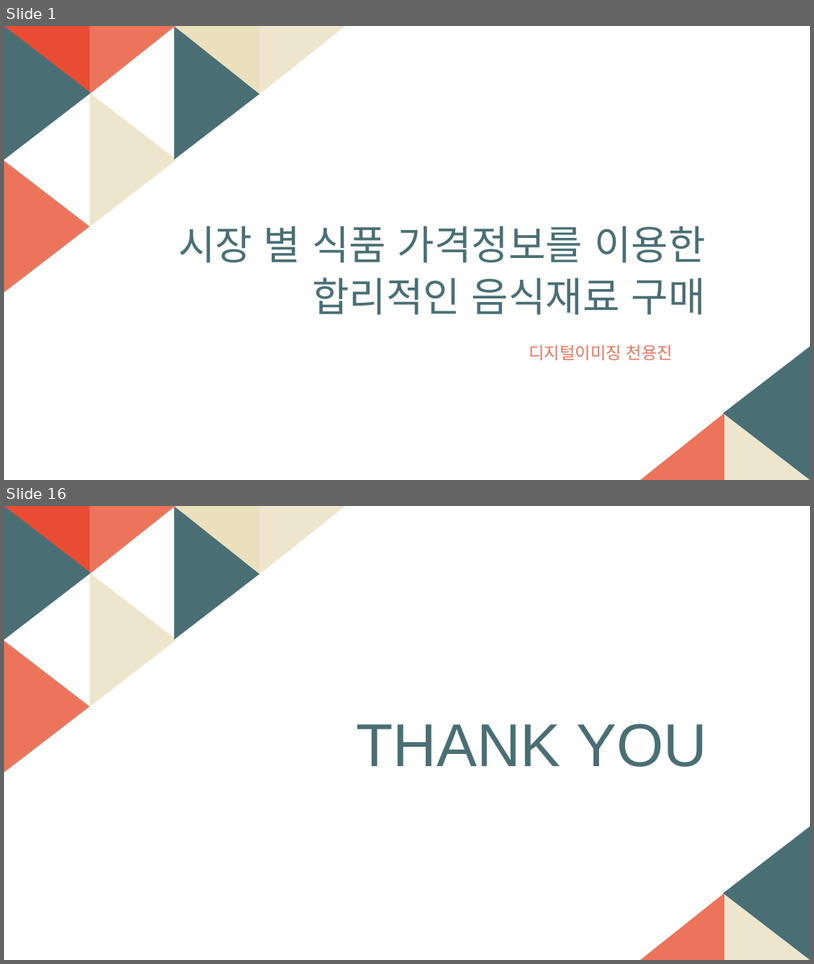
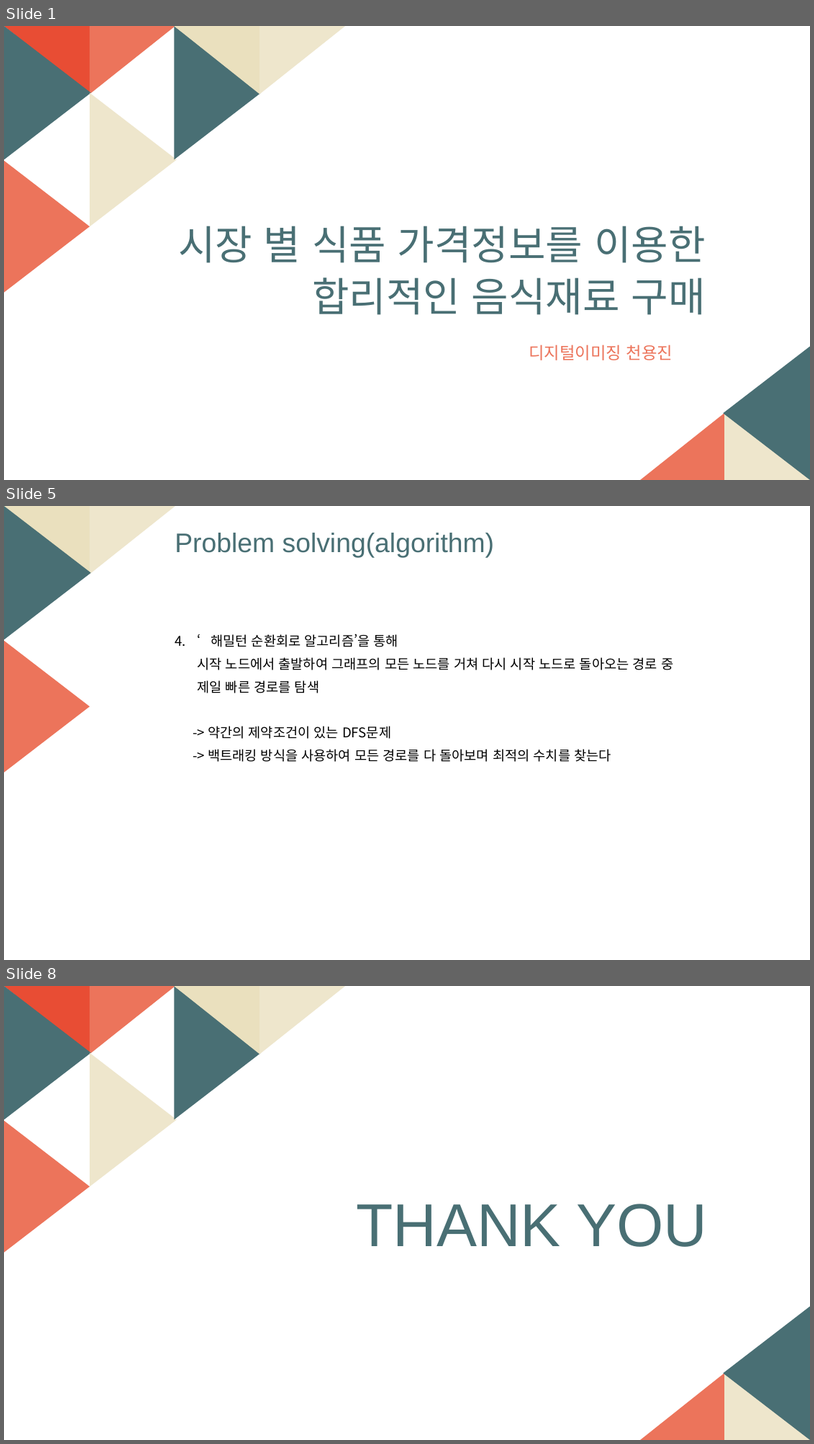
Before and after one commit to sharhp21/Data_structure_, a slide deck: personal/발표자료/자료구조설계_5주차.pptm. Shown one above the other, each under a label of ours: slides 1 and 16 before the commit, slides 1, 5 and 8 after it; the slides between them are not shown. The pictures are 814x964 and 814x1444 pixels, drawn with LibreOffice and Linux fonts; fonts in the diff are those of the drawing. Boxes give left, top, right and bottom in pixels: in the first picture for what was removed or moved away, otherwise in the second. Text is boxed around its words. In the diff, an @@ line names an element or a change of style, - is before the commit and + after.

```diff
--- a/personal/발표자료/자료구조설계_5주차.pptm
+++ b/personal/발표자료/자료구조설계_5주차.pptm
@@ slide 5 added at box(4, 506, 810, 960), background #FFFFFF; not listed: 2 template elements that a slide beside it also shows @@
@@ right triangle added at box(4, 506, 90, 574), fill #EAE0BE @@
@@ right triangle added at box(90, 506, 176, 574), fill #EEE6CC @@
@@ text added at box(175, 533, 495, 557), 32 pt, text #496F74 @@
+Problem solving(algorithm)
@@ text added at box(197, 633, 674, 762), 16 pt, text #000000 @@
+4. ‘해밀턴 순환회로 알고리즘’을 통해
+시작 노드에서 출발하여 그래프의 모든 노드를 거쳐 다시 시작 노드로 돌아오는 경로 중
+제일 빠른 경로를 탐색
+-> 약간의 제약조건이 있는 DFS문제
+-> 백트래킹 방식을 사용하여 모든 경로를 다 돌아보며 최적의 수치를 찾는다
@@ what was slide 16 is now slide 8 @@
```
Also in this commit, not shown: 5 other slides added, 14 slides removed, 4 other files.
